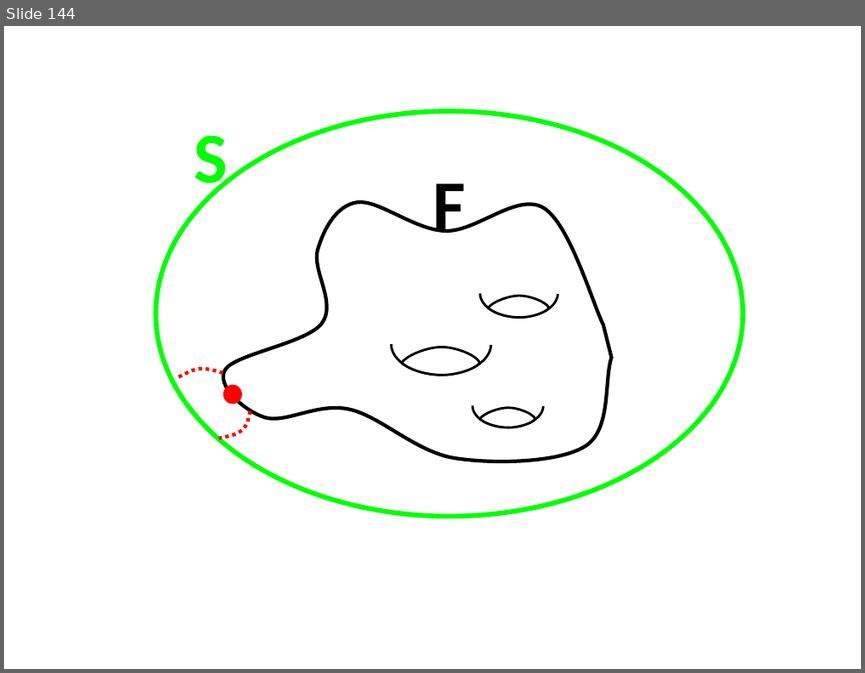
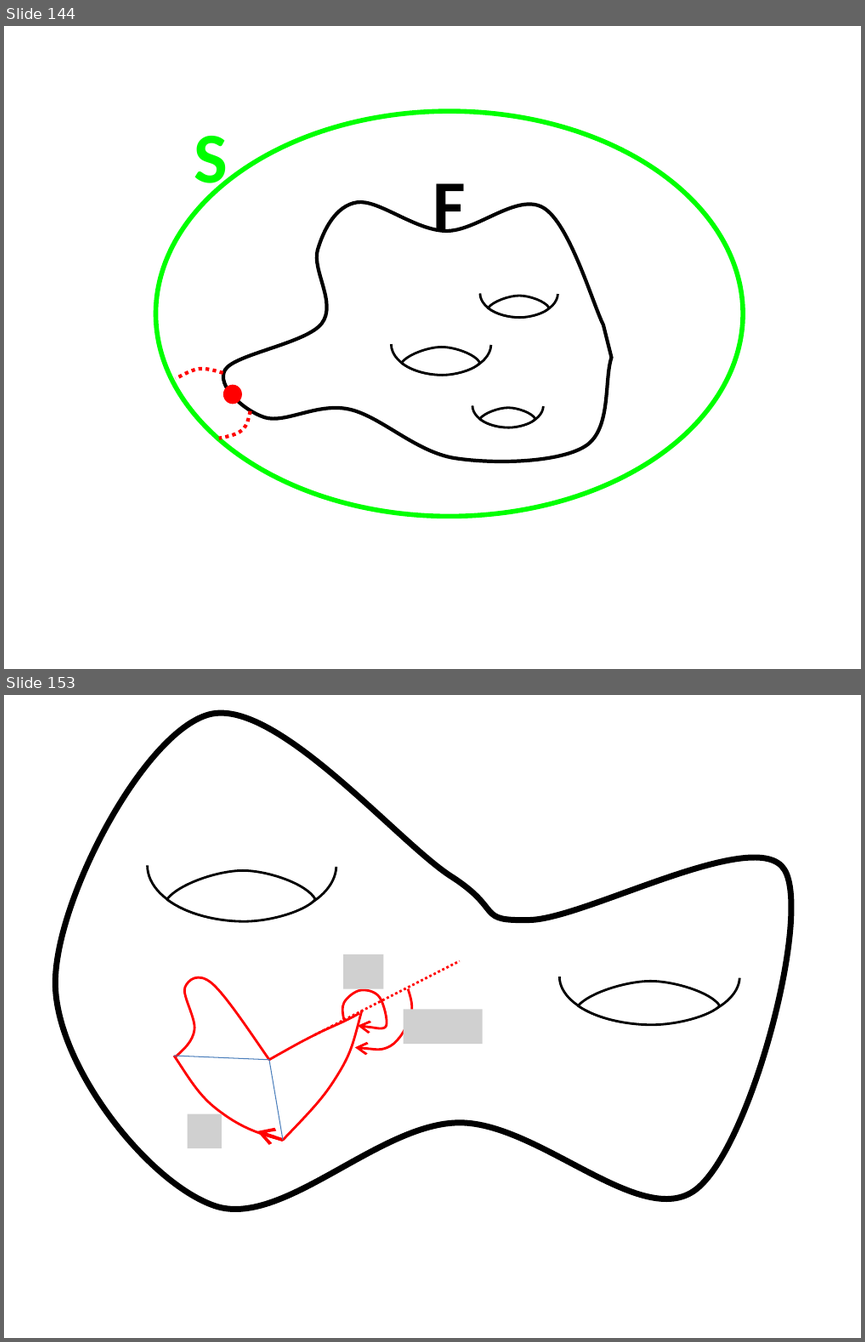
Before and after one commit to lutteropp/GeoTopo, a slide deck: images/Bilder.pptx. Shown one above the other, each under a label of ours: slide 144 before the commit, slides 144 and 153 after it; the slides between them are not shown. The pictures are 865x673 and 865x1342 pixels, drawn with LibreOffice and Linux fonts; fonts in the diff are those of the drawing; grey boxes stand for pictures. Boxes give left, top, right and bottom in pixels: in the first picture for what was removed or moved away, otherwise in the second. Text is boxed around its words. In the diff, an @@ line names an element or a change of style, - is before the commit and + after.

```diff
--- a/images/Bilder.pptx
+++ b/images/Bilder.pptx
@@ slide 153 added at (4,695,861,1338), background #FFFFFF @@
@@ freeform shape added at (55,713,791,1209), outline #000000 5 pt @@
@@ arc (boxed as its full ellipse) added at (147,810,336,920), outline #000000 2 pt @@
@@ freeform shape added at (167,871,315,921), fill #FFFFFF, outline #000000 2 pt @@
@@ arc (boxed as its full ellipse) added at (559,929,739,1024), outline #000000 2 pt @@
@@ line added from (314, 1035) to (459, 960), #FF0000 2 pt dashed @@
@@ picture added at (343,953,384,988) @@
@@ freeform shape added at (176,977,358,1059), outline #FF0000 2 pt @@
@@ freeform shape added at (342,990,387,1028), outline #FF0000 2 pt @@
@@ freeform shape added at (355,989,413,1049), outline #FF0000 2 pt @@
@@ freeform shape added at (578,981,720,1025), fill #FFFFFF, outline #000000 2 pt @@
@@ freeform shape added at (174,1010,361,1140), outline #FF0000 2 pt @@
@@ picture added at (404,1009,482,1043) @@
@@ line added from (269, 1059) to (174, 1055), #4B7EBC 0.75 pt @@
@@ line added from (283, 1140) to (269, 1059), #4B7EBC 0.75 pt @@
@@ picture added at (188,1114,222,1148) @@
@@ arrow added from (283, 1140) to (256, 1131), #FF0000 2.75 pt @@
```
Also in this commit, not shown: 10 other slides added, 7 other files.
